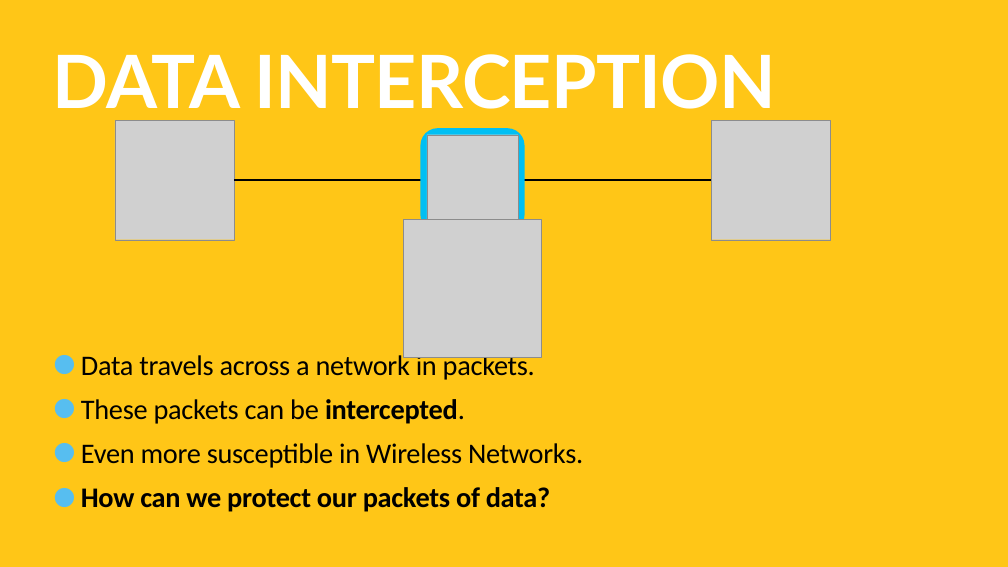
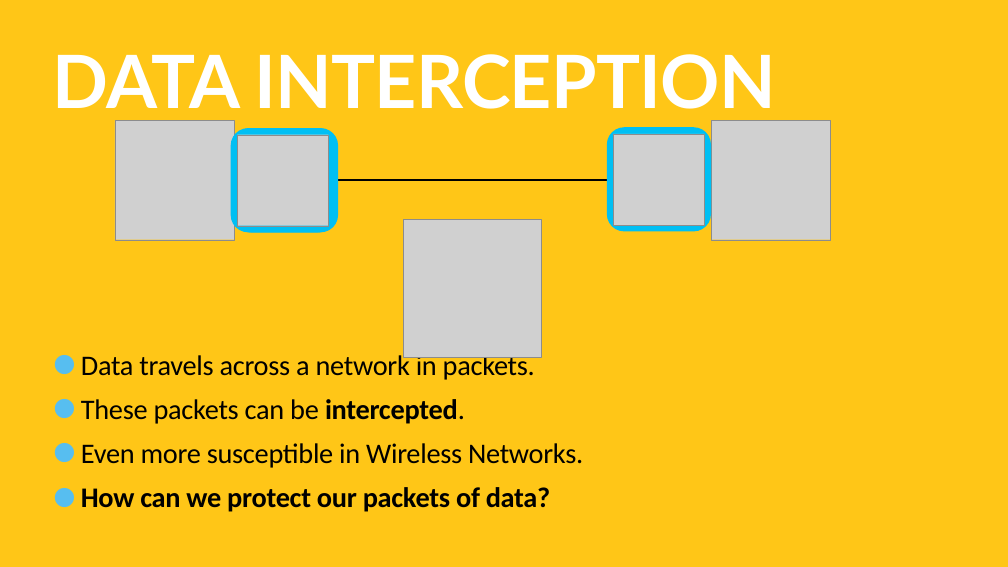
Before and after one commit to TommyWoodley/teaching, a slide deck: slide 11 of Y10/L2/L2.pptx. Drawn at 1008x567 pixels with LibreOffice and Linux fonts; fonts in the diff are those of the drawing; grey boxes stand for pictures. Boxes give left, top, right and bottom in pixels: in the first picture for what was removed or moved away, otherwise in the second. Text is boxed around its words. In the diff, an @@ line names an element or a change of style, - is before the commit and + after.

```diff
--- a/Y10/L2/L2.pptx
+++ b/Y10/L2/L2.pptx
@@ rounded rectangle added at (231, 128, 335, 232), fill #00BFF3 @@
@@ rounded rectangle added at (232, 128, 337, 232), fill #00BFF3 @@
@@ rounded rectangle: place and size @@
-rounded rectangle at (420, 128, 525, 232)
+rounded rectangle at (234, 128, 338, 232)
@@ picture added at (237, 135, 328, 226) @@
@@ rounded rectangle added at (607, 127, 711, 232), fill #00BFF3 @@
@@ picture: place and size @@
-picture at (427, 135, 518, 226)
+picture at (613, 134, 705, 225)
```
Also in this commit, not shown: 2 other slides changed.
